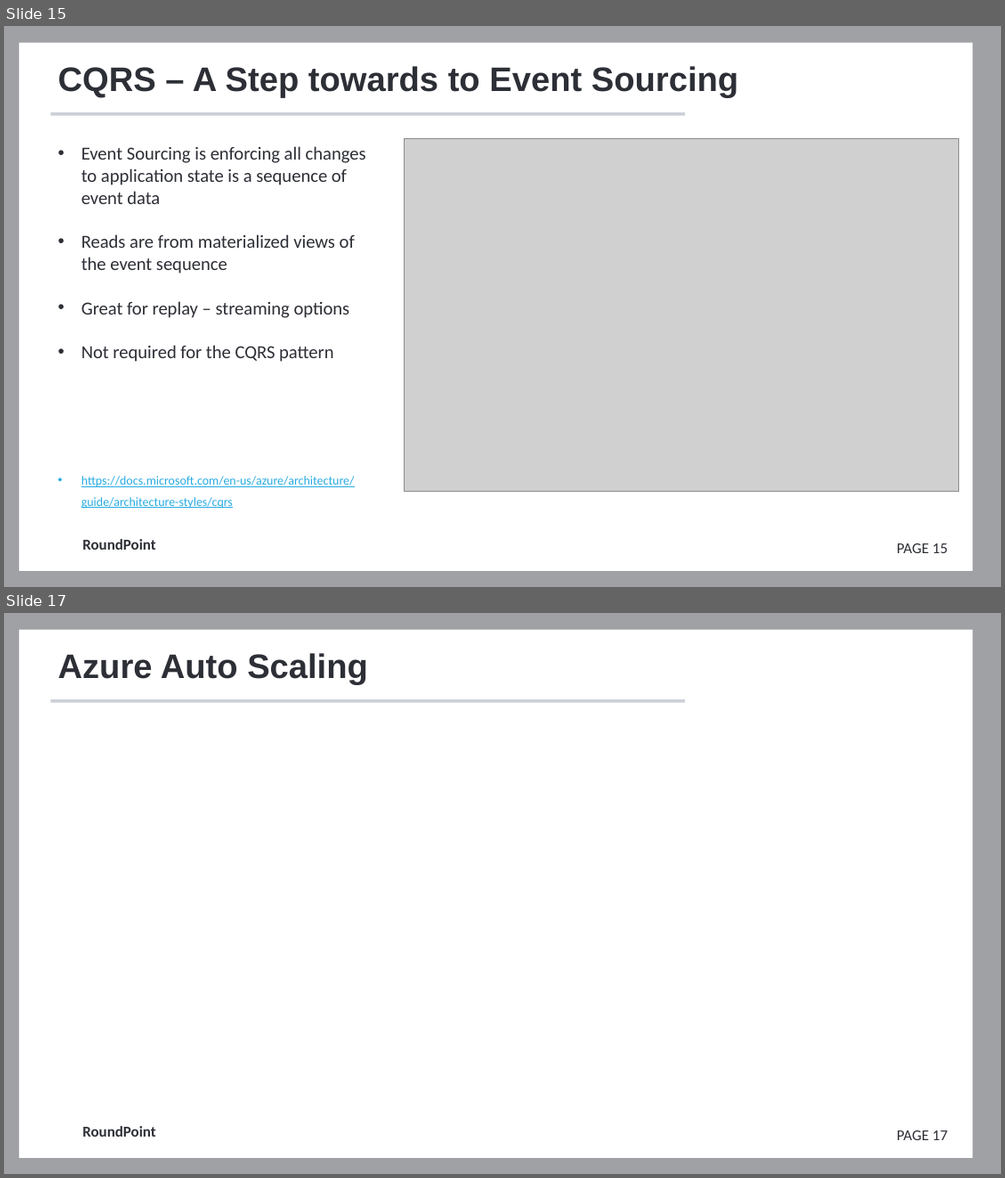
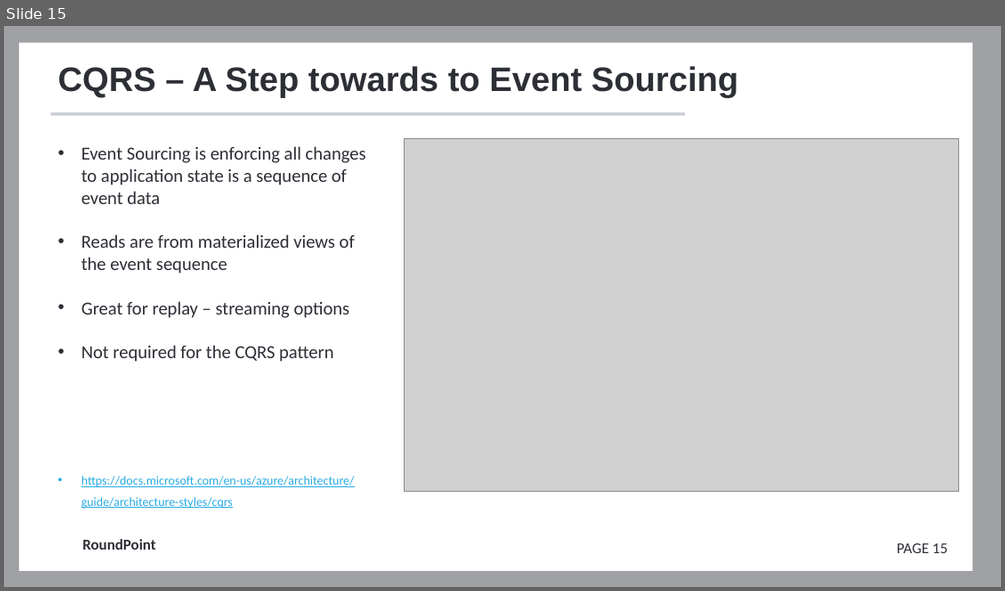
Before and after one commit to FrameworkFactory/cqrs-presentation, a slide deck: docs/Presentation.pptx. Shown one above the other, each under a label of ours: slides 15 and 17 before the commit, slide 15 after it; the slides between them are not shown. The pictures are 1005x1178 and 1005x591 pixels, drawn with LibreOffice and Linux fonts; fonts in the diff are those of the drawing; grey boxes stand for pictures; background and template pictures are left out. Boxes give left, top, right and bottom in pixels: in the first picture for what was removed or moved away, otherwise in the second. Text is boxed around its words. In the diff, an @@ line names an element or a change of style, - is before the commit and + after.

```diff
--- a/docs/Presentation.pptx
+++ b/docs/Presentation.pptx
@@ slide 17 removed at (4, 613, 1001, 1174), background #FFFFFF; not listed: 5 template elements that a slide beside it also shows @@
@@ title removed at (58, 653, 368, 685) @@
-Azure Auto Scaling
```
Also in this commit, not shown: 7 slides changed, 12 slides added, 9 other slides removed.
